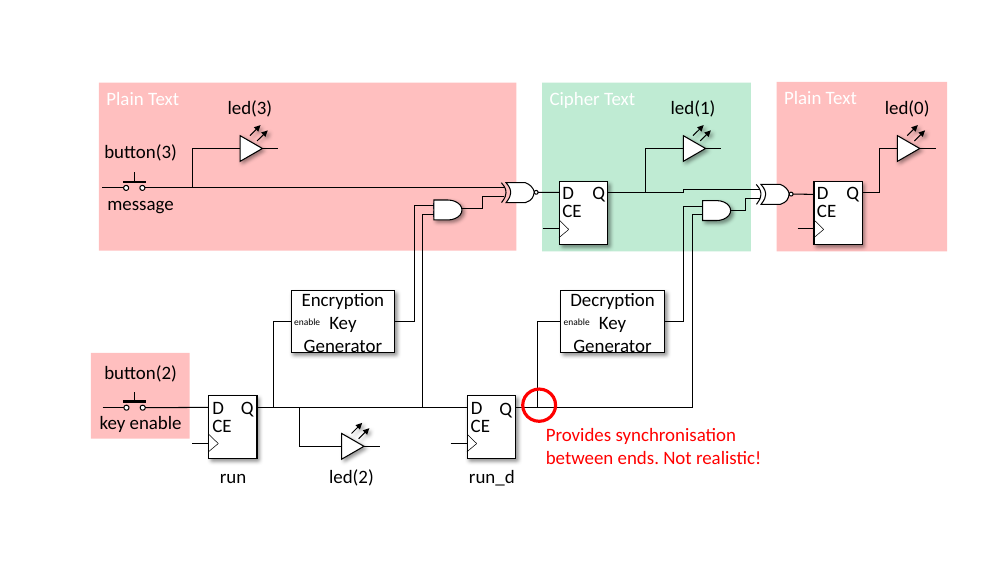
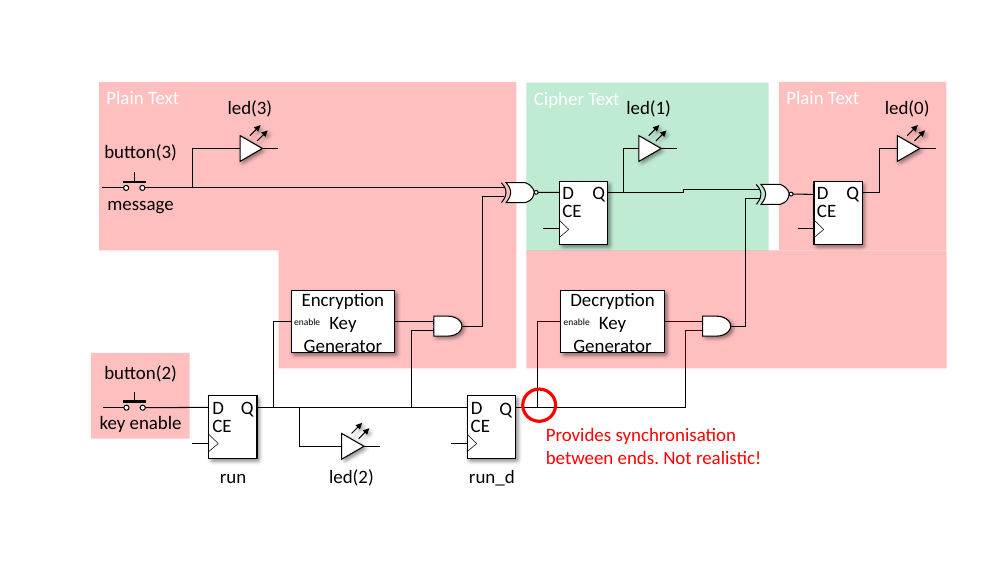
Before and after one commit to house-of-abbey/scratch_vhdl, a slide deck: slide 8 of docs/images/Diagrams.pptx. Drawn at 1008x567 pixels with LibreOffice and Linux fonts; fonts in the diff are those of the drawing. Boxes give left, top, right and bottom in pixels: in the first picture for what was removed or moved away, otherwise in the second. Text is boxed around its words. In the diff, an @@ line names an element or a change of style, - is before the commit and + after.

```diff
--- a/docs/images/Diagrams.pptx
+++ b/docs/images/Diagrams.pptx
@@ rectangle "Cipher Text": place and size @@
-rectangle "Cipher Text" at bbox=[542, 82, 751, 251]
+rectangle "Cipher Text" at bbox=[526, 82, 768, 250]
@@ elbow line moved from (608, 193) - (684, 148) to (608, 193) - (639, 148) @@
@@ 2 arrows, 1 text, 1 line, 1 flow chart extract: place and size @@
-2 arrows, 1 text, 1 line, 1 flow chart extract at bbox=[671, 100, 721, 161]
+2 arrows, 1 text, 1 line, 1 flow chart extract at bbox=[626, 100, 678, 161]
@@ elbow line moved from (462, 209) - (504, 197) to (462, 326) - (504, 197) @@
@@ elbow line moved from (731, 211) - (760, 198) to (731, 326) - (760, 198) @@
@@ rectangle added at bbox=[279, 250, 517, 368], fill #FF0000 at 25% opacity @@
@@ rectangle added at bbox=[526, 250, 947, 368], fill #FF0000 at 25% opacity @@
@@ elbow line moved from (395, 322) - (434, 206) to (395, 322) - (434, 322) @@
@@ 4 rectangles, 2 flow chart delays: place and size @@
-4 rectangles, 2 flow chart delays at bbox=[434, 200, 730, 220]
+4 rectangles, 2 flow chart delays at bbox=[434, 316, 730, 336]
@@ elbow line moved from (665, 322) - (702, 206) to (665, 322) - (702, 322) @@
@@ elbow line moved from (256, 408) - (434, 215) to (256, 408) - (434, 330) @@
@@ elbow line moved from (702, 215) - (515, 408) to (702, 330) - (515, 408) @@
```
Also in this commit, not shown: 1 slide added, 30 other files.
